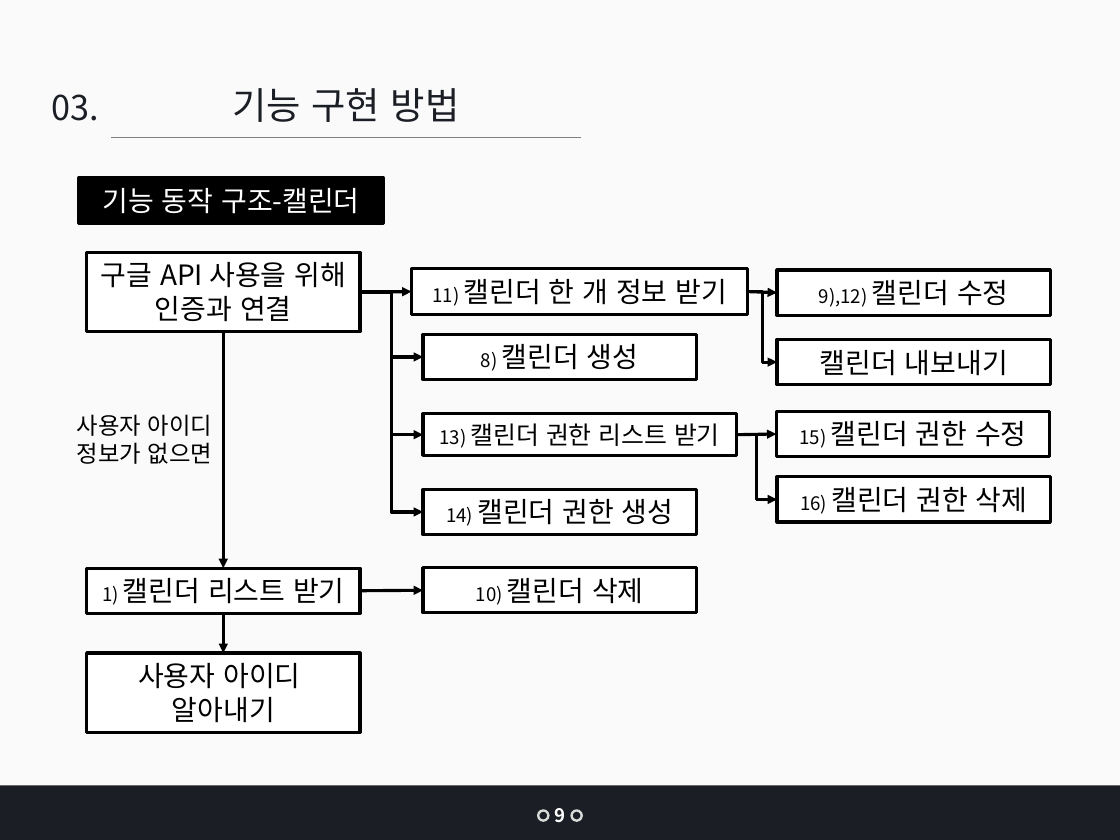
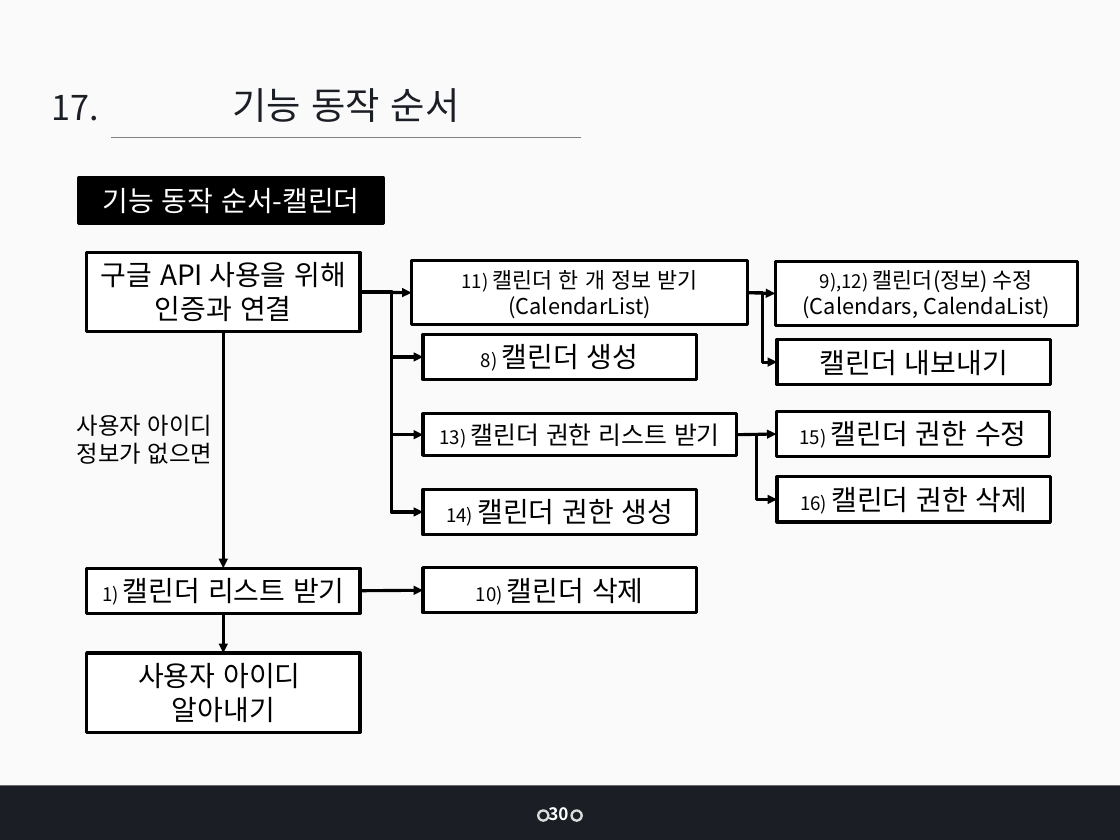
Before and after one commit to jangys/calendarProjectDocument, a slide deck: slide 30 of 인턴 최종 발표_장연수.pptx (slide 9 before the commit). Drawn at 1120x840 pixels with LibreOffice and Linux fonts; fonts in the diff are those of the drawing. Boxes give left, top, right and bottom in pixels: in the first picture for what was removed or moved away, otherwise in the second. Text is boxed around its words. In the diff, an @@ line names an element or a change of style, - is before the commit and + after.

```diff
--- a/인턴 최종 발표_장연수.pptx
+++ b/인턴 최종 발표_장연수.pptx
@@ text at <box>232,88,460,122</box>: text changed @@
-기능 구현 방법
+기능 동작 순서
@@ text at <box>51,95,98,121</box>: text changed @@
-03.
+17.
@@ text in rectangle at <box>103,188,360,214</box>: text changed @@
-기능 동작 구조-캘린더
+기능 동작 순서-캘린더
@@ rectangle "11) 캘린더 한 개 정보 ...": place and size @@
-rectangle "11) 캘린더 한 개 정보 ..." at <box>411,269,747,314</box>
+rectangle "11) 캘린더 한 개 정보 ..." at <box>411,261,747,325</box>
@@ rectangle "9),12) 캘린더(정보) 수정": place and size @@
-rectangle "9),12) 캘린더(정보) 수정" at <box>777,270,1051,315</box>
+rectangle "9),12) 캘린더(정보) 수정" at <box>775,261,1077,325</box>
@@ text in rectangle at <box>461,270,697,292</box>: size 18 to 14 pt in "캘린더 한 개 정보 받기" @@
@@ text in rectangle at <box>508,296,651,318</box>: paragraph added @@
+(CalendarList)
@@ elbow arrow (748, 292) - (777, 362): route changed @@
@@ text in rectangle at <box>803,270,1050,318</box>: text changed; size 12 to 14 pt @@
-9),12) 캘린더 수정
+9),12) 캘린더(정보) 수정
+(Calendars, CalendaList)
@@ text added at <box>548,807,568,820</box>, 11 pt, text #FFFFFF, bold @@
+30
@@ text removed at <box>554,808,565,823</box> @@
-9
```
Also in this commit, not shown: 21 other slides changed, 9 slides added, 32 slides removed, 4 other files.
